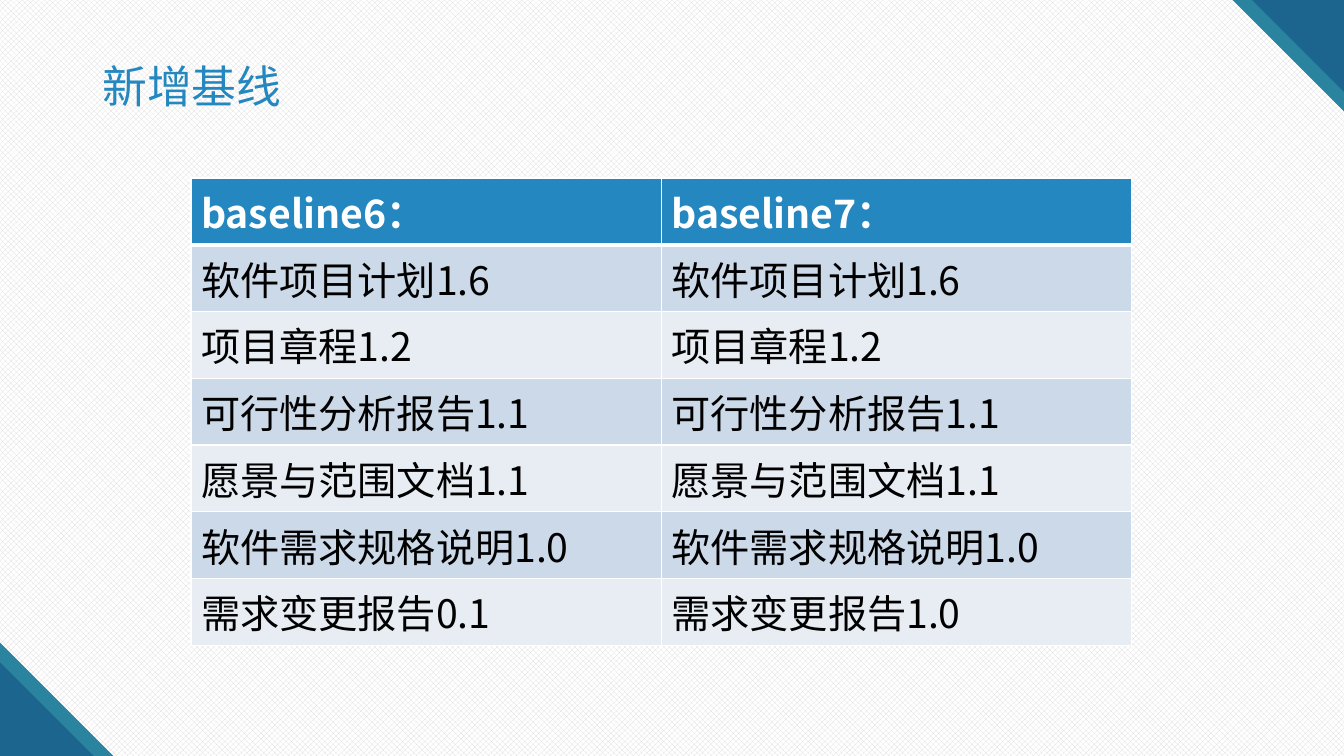
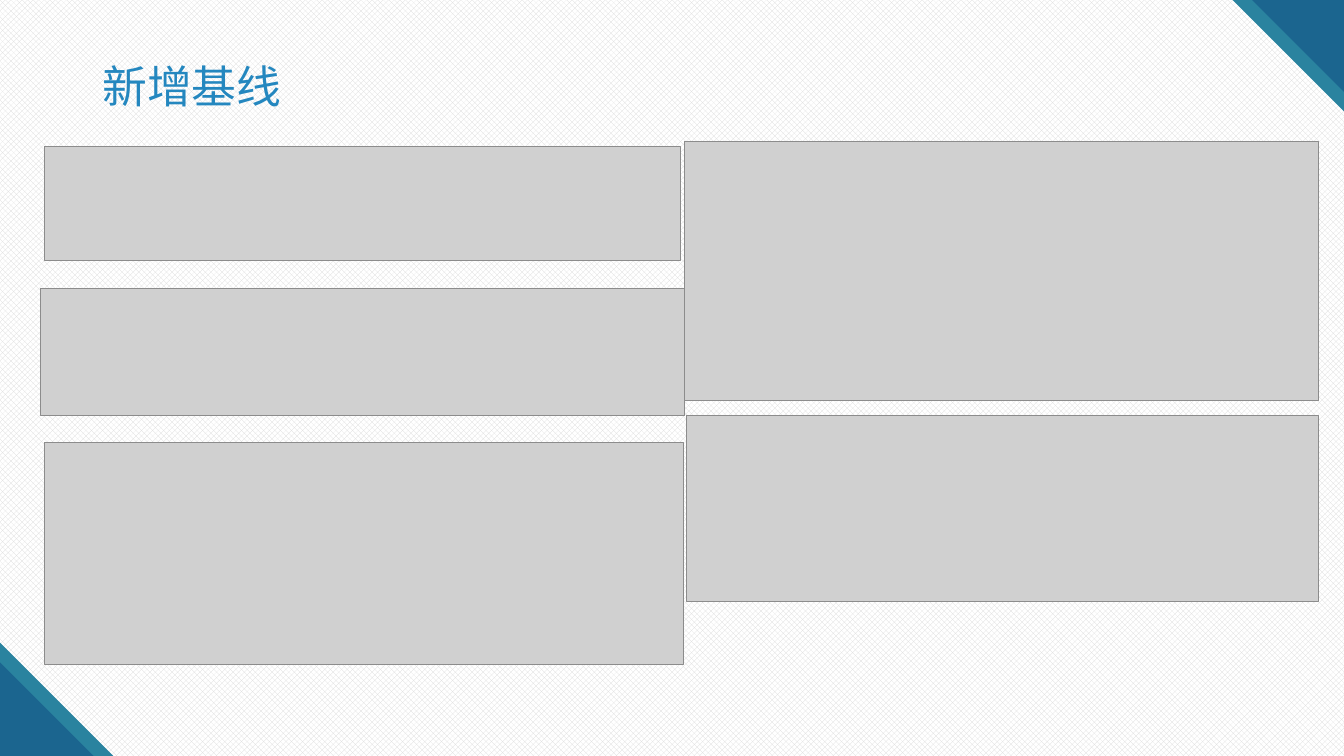
Before and after one commit to on6nx/requirement, a slide deck: slide 15 of 3.requirement/5.需求变更/G07需求变更评审.pptx. Drawn at 1344x756 pixels with LibreOffice and Linux fonts; fonts in the diff are those of the drawing; grey boxes stand for pictures. Boxes give left, top, right and bottom in pixels: in the first picture for what was removed or moved away, otherwise in the second. Text is boxed around its words. In the diff, an @@ line names an element or a change of style, - is before the commit and + after.

```diff
--- a/3.requirement/5.需求变更/G07需求变更评审.pptx
+++ b/3.requirement/5.需求变更/G07需求变更评审.pptx
@@ picture added at [44, 146, 680, 261] @@
@@ picture added at [685, 141, 1319, 400] @@
@@ table removed at [192, 178, 1133, 636], 7 rows, 2 columns @@
-baseline6： | baseline7：
-软件项目计划1.6 | 软件项目计划1.6
-项目章程1.2 | 项目章程1.2
-可行性分析报告1.1 | 可行性分析报告1.1
-愿景与范围文档1.1 | 愿景与范围文档1.1
-软件需求规格说明1.0 | 软件需求规格说明1.0
-需求变更报告0.1 | 需求变更报告1.0
@@ picture added at [40, 288, 685, 415] @@
@@ picture added at [687, 415, 1319, 601] @@
@@ picture added at [44, 443, 683, 664] @@
```
Also in this commit, not shown: 3 other slides changed, 6 other files.
